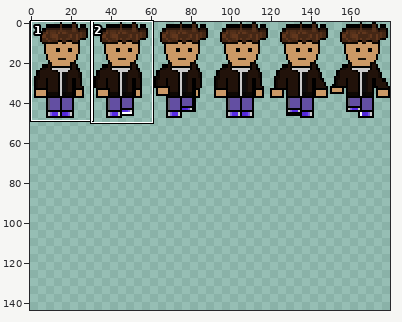
Edited in one commit: sprite sheet (assets/images/Player.png). Above: a wide view before the commit, with the close-up outlined.
Close-up. Before the edit:
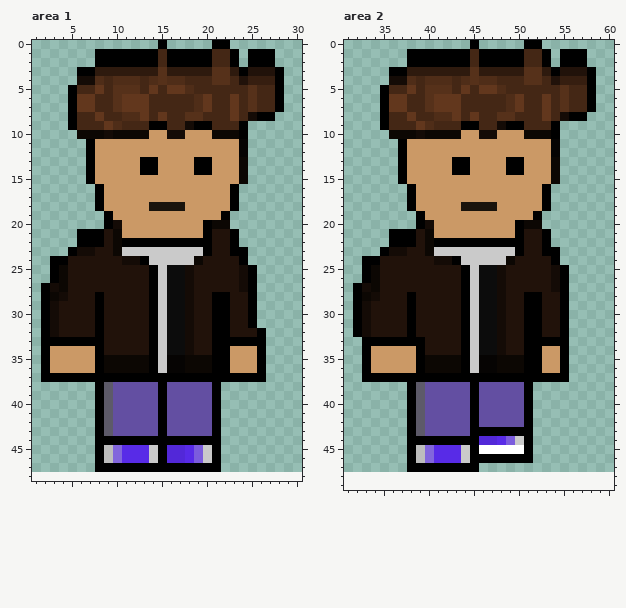
The file is 180x48 pixels. Colours within 5 levels of each other are drawn and written as one. Shown: area 1: x 1..30, y 0..48; area 2: x 31..60, y 0..49. The old version is drawn lined up with the new one, on the new canvas. The commit also changed other parts of the picture, which this record leaves out.
New version:
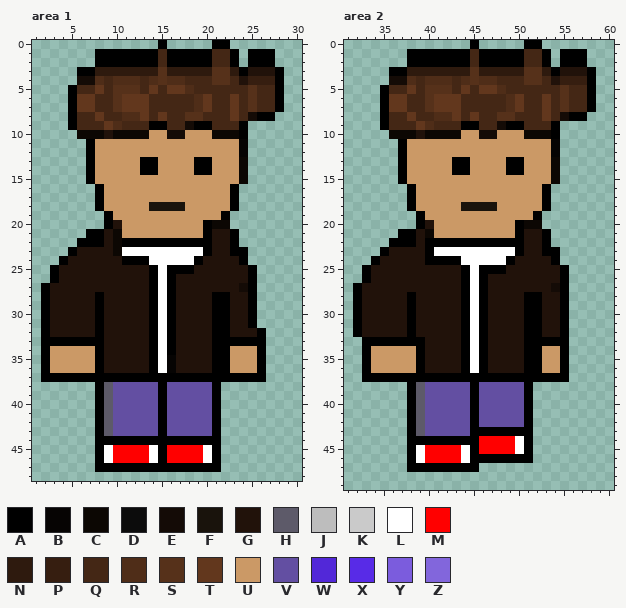
Palette (. is transparent): A #000000  B #060403  C #0c0703  D #0c0c0c  E #140b06  F #19130c  G #21120a  H #5d5a69  J #bdbdbd  K #cacaca  L #ffffff  M #ff0000  N #2e1a0e  P #361e10  Q #442715  R #4f2d18  S #56311a  T #62371d  U #cb9966  V #634fa2  W #5228d8  X #582be7  Y #7b5cdd  Z #8266dc
The exact change:
canvas 180x48 -> 180x144
Changed rows in their new state; - is an unchanged pixel.
Area 1:
first column x 9:
10 G
first column x 3:
20 -------G--------------
21 ---.------------------
23 ---GG---LLLLLLLLL-----
24 .-------AA-LLLLLA-----
25 -G----------LAAA-----G
26 -G----------LAGG-----G
27 GG----------LAGG------
28 GG----------LAGG------
29 G-----------LAGG------
30 G-----------LAGG------
31 G-----------LAGG------
32 G-----------LAGG------
33 ------------LAGG------
34 ------------LAGG------
35 ------GGGGG-L-GGGG----
36 ------GGGGG-L-GGGG----
first column x 9:
45 LMMMML-MMMML
46 LMMMML-MMMML
Area 2:
first column x 39:
10 G
first column x 33:
20 -------G--------------
21 ---.------------------
22 -------A--------------
23 ---GG--ALLLLLLLLL-----
24 .------AAA-LLLLLA-----
25 -G----------LAAA-----G
26 -G----------LAGG-----G
27 GG----------LAGG------
28 GG----------LAGG------
29 G-----------LAGG------
30 G-----------LAGG------
31 G-----------LAGG------
32 G-----------LAGG------
33 ------------LAGG------
34 ------------LAGG------
35 -------GGGG-LAGGGG----
36 -------GGGG-LAGGGG----
first column x 39:
44 -------MMMML
45 LMMMML-MMMM-
46 LMMMML------
Changed places in both close-ups, as pixel boxes (x1, y1, x2, y2):
changed: (104, 130, 113, 139)
changed: (50, 220, 248, 373)
changed: (104, 445, 212, 463)
changed: (416, 130, 425, 139)
changed: (362, 220, 560, 373)
changed: (416, 436, 524, 463)
